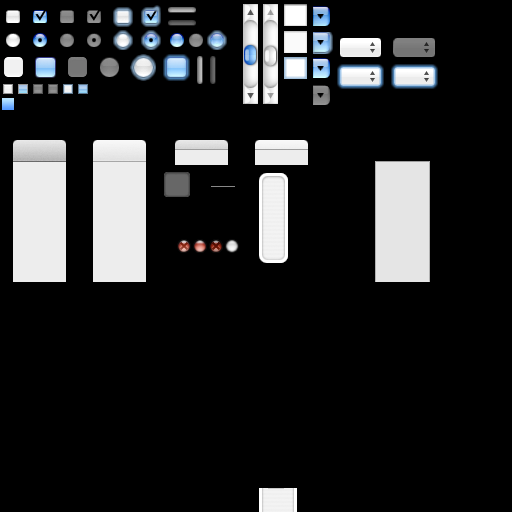
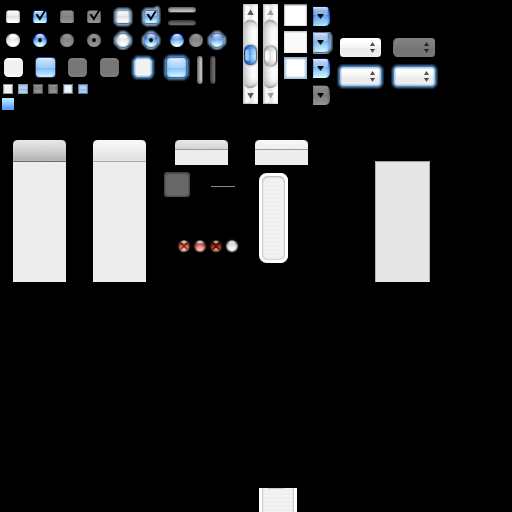
Layer changes from the first 512 x 512 image to the second:
painted on "Layer 68" over [3, 54, 156, 81]
